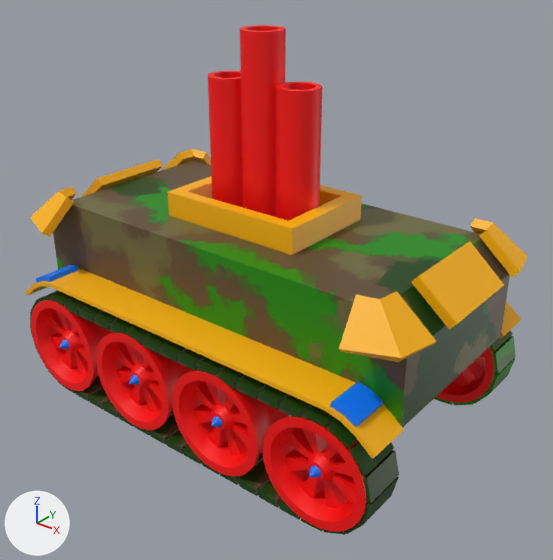
Renders of the FBX model Assets/Art/Cannons_Models/Gun08.fbx from each side of a commit.
The view is the same before and after, from a camera (50 mm lens) standing at (4.76, -5.75, 2.02) and looking at (0.25, -0.1, -1.48). Every picture has the same lights, and +X, +Y and +Z are marked at lower left. Where no turn or scale is listed for an object, it has been applied to the vertices.
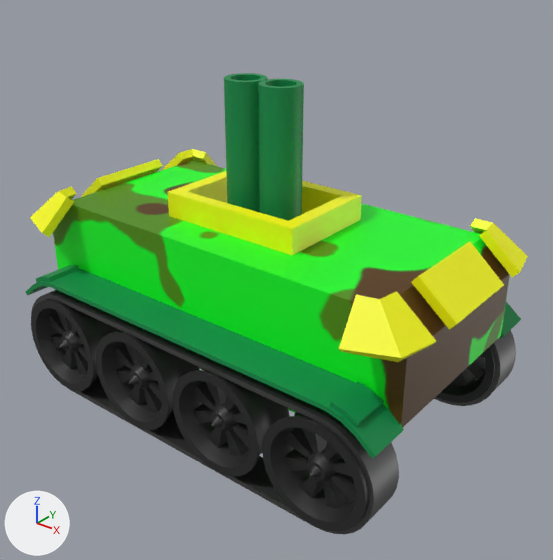
Changed parts and their boxes [x1, y1, x2, y2] in the pictures (553 x 560 px):
'Plane.002', surface changed
    both: [53, 160, 510, 428]
'Plane.015', surface changed (orange to green)
    both: [26, 265, 521, 459]
'Cylinder.028', surface changed, moved
    before: [96, 333, 194, 430]
    after: [172, 370, 290, 476]
'Cylinder.021', surface changed, moved
    before: [172, 370, 289, 476]
    after: [96, 332, 200, 430]
'Plane.016', surface changed (orange to yellow)
    both: [30, 149, 528, 362]
'Cube.003', deleted (green)
    before: [30, 290, 399, 535]
'Cylinder.008', surface changed (red to black)
    both: [262, 346, 495, 532]
'Cylinder.022', added
    after: [31, 290, 516, 534]
'Cylinder.067', surface changed, moved
    before: [276, 82, 322, 221]
    after: [258, 79, 304, 221]
'Cylinder.065', deleted (red)
    before: [240, 25, 286, 217]
'Cylinder.066', surface changed, moved
    before: [208, 71, 243, 207]
    after: [224, 73, 268, 212]
'Cylinder.058', surface changed (red to black)
    both: [31, 300, 123, 391]
'Cube.004', deleted (green)
    before: [434, 330, 516, 405]
part 5 of me_cylinder_049, surface changed (red to black)
    before: [31, 300, 113, 391]
    after: [31, 300, 123, 391]
part 8 of me_cylinder_015, surface changed (red to black)
    before: [262, 347, 495, 532]
    after: [262, 346, 495, 532]

Patch to the scene script:
```diff
--- a/Assets/Art/Cannons_Models/Gun08.fbx.py
+++ b/Assets/Art/Cannons_Models/Gun08.fbx.py
@@ mat_base08 @@
 n0 = _N.new('ShaderNodeBsdfPrincipled'); n0.name = 'Principled BSDF'
 n2 = _N.new('ShaderNodeTexImage'); n2.name = 'Image Texture'
-n2.image = img_gun08_defaultmaterial_basecolor_png
+n2.image = img_gun08_base08_basecolor_png
+n3 = _N.new('ShaderNodeTexImage'); n3.name = 'Image Texture.001'
+n3.image = img_gun08_base08_metallic_png
 _L.new(n2.outputs[0], n0.inputs[0])  # 'Color' to 'Base Color'
-_L.new(n2.outputs[1], n0.inputs[4])  # 'Alpha' to 'Alpha'
 _L.new(n0.outputs[0], n1.inputs[0])  # 'BSDF' to 'Surface'
+_L.new(n3.outputs[0], n0.inputs[1])  # 'Color' to 'Metallic'
@@ me_cylinder_055 @@
 me_cylinder_055.from_pydata(...)  # 128 vertices, 97 faces; spans x -0.21..0.21, y -0.21..0.21, z -1.0..1.0
+# me_cylinder_055 part 1: texture (UV) coordinates of 97 of 97 faces, centred in x -0.21..0.21, y -0.21..0.21, z 0.0..1.0, changed; they spanned u 0.2..0.98, v 0.33..0.91 and now span u 0.16..0.93, v 0.16..0.74
 me_cylinder_055.materials.append(mat_base08)
@@ me_cylinder_023 @@
 me_cylinder_023.from_pydata(...)  # 1024 vertices, 996 faces; spans x -0.55..0.55, y -1.5..1.5, z -0.55..0.55
+# me_cylinder_023 part 4: texture (UV) coordinates of 996 of 996 faces, centred in x -0.54..0.54, y -1.5..1.5, z -0.54..0.54, changed; they spanned u 0.0..0.99, v 0.0..1.0 and now span u 0.0..0.99, v 0.0..0.99
 me_cylinder_023.materials.append(mat_base08)
@@ me_plane_002 @@
 me_plane_002.from_pydata(...)  # 120 vertices, 116 faces; spans x -2.33..2.33, y -1.44..1.44, z -0.73..-0.39
+# me_plane_002 part 7: texture (UV) coordinates of 116 of 116 faces, centred in x -2.31..2.31, y -1.44..1.44, z -0.71..-0.4, changed; they spanned u 0.26..0.44, v 0.0..0.12 and now span u 0.57..0.9, v 0.0..0.05
 me_plane_002.materials.append(mat_base08)
@@ me_cylinder_049 @@
 me_cylinder_049.from_pydata(...)  # 1024 vertices, 996 faces; spans x -0.55..0.55, y -1.5..1.5, z -0.55..0.55
+# me_cylinder_049 part 5: texture (UV) coordinates of 996 of 996 faces, centred in x -0.54..0.54, y -1.5..1.5, z -0.54..0.54, changed; they spanned u 0.0..0.99, v 0.0..1.0 and now span u 0.0..0.99, v 0.0..0.99
 me_cylinder_049.materials.append(mat_base08)
@@ me_plane_005 @@
 me_plane_005.from_pydata(...)  # 36 vertices, 34 faces; spans x -2.3..2.3, y -1.0..1.0, z -0.68..0.95
+# me_plane_005 part 6: texture (UV) coordinates of 34 of 34 faces, centred in x -2.3..2.3, y -1.0..1.0, z -0.68..0.95, changed; they spanned u 0.0..0.9, v 0.0..0.99 and now span u 0.21..0.93, v 0.0..0.85
 me_plane_005.materials.append(mat_base08)
@@ me_cylinder_015 @@
 me_cylinder_015.from_pydata(...)  # 1024 vertices, 996 faces; spans x -0.55..0.55, y -1.5..1.5, z -0.55..0.55
+# me_cylinder_015 part 8: texture (UV) coordinates of 996 of 996 faces, centred in x -0.54..0.54, y -1.5..1.5, z -0.54..0.54, changed; they spanned u 0.0..0.99, v 0.0..1.0 and now span u 0.08..0.99, v 0.0..1.0
 me_cylinder_015.materials.append(mat_base08)
@@ me_plane_012 @@
 me_plane_012.from_pydata(...)  # 64 vertices, 52 faces; spans x -2.46..2.46, y -1.4..1.4, z 0.35..0.76
+# me_plane_012 part 3: texture (UV) coordinates of 52 of 52 faces, centred in x -2.42..2.42, y -1.28..1.28, z 0.39..0.72, changed; they spanned u 0.0..0.98, v 0.0..0.99 and now span u 0.36..0.62, v 0.0..0.31
 me_plane_012.materials.append(mat_base08)
@@ me_cylinder_022 @@
 me_cylinder_022.from_pydata(...)  # 1024 vertices, 996 faces; spans x -0.55..0.55, y -1.5..1.5, z -0.55..0.55
+# me_cylinder_022 part 2: 930 kept faces spanning x -0.55..0.55, y -1.5..1.5, z -0.55..0.55 get new texture (UV) coordinates
 me_cylinder_022.materials.append(mat_base08)
@@ ob_cylinder_066 @@
 ob_cylinder_066 = bpy.data.objects.new('Cylinder.066', me_cylinder_055)
-ob_cylinder_066.location = (-0.43, 0.0, -0.47)
+ob_cylinder_066.location = (-0.22, 0.0, -0.47)
@@ ob_cylinder_028 @@
 ob_cylinder_028 = bpy.data.objects.new('Cylinder.028', me_cylinder_023)
-ob_cylinder_028.location = (-0.58, 0.0, -2.38)
+ob_cylinder_028.location = (0.58, 0.0, -2.38)
@@ ob_cube_004 @@
-ob_cube_004 = bpy.data.objects.new('Cube.004', me_cube_008)
@@ ob_cube_003 @@
-ob_cube_003 = bpy.data.objects.new('Cube.003', me_cube_005)
@@ ob_cylinder_067 @@
 ob_cylinder_067 = bpy.data.objects.new('Cylinder.067', me_cylinder_056)
-ob_cylinder_067.location = (0.43, 0.0, -0.47)
+ob_cylinder_067.location = (0.22, 0.0, -0.47)
@@ ob_cylinder_065 @@
-ob_cylinder_065 = bpy.data.objects.new('Cylinder.065', me_cylinder_054)
@@ ob_cylinder_021 @@
 ob_cylinder_021 = bpy.data.objects.new('Cylinder.021', me_cylinder_022)
-ob_cylinder_021.location = (0.58, 0.0, -2.38)
+ob_cylinder_021.location = (-0.58, 0.0, -2.38)
@@ ob_cylinder_022 @@
+ob_cylinder_022 = bpy.data.objects.new('Cylinder.022', me_mesh_001_1)  # 272 vertices, 272 faces; spans x -2.34..2.34, y -1.43..1.43, z -2.99..-1.78
+ob_cylinder_022.location = (0.0, 0.0, 0.0)
```
